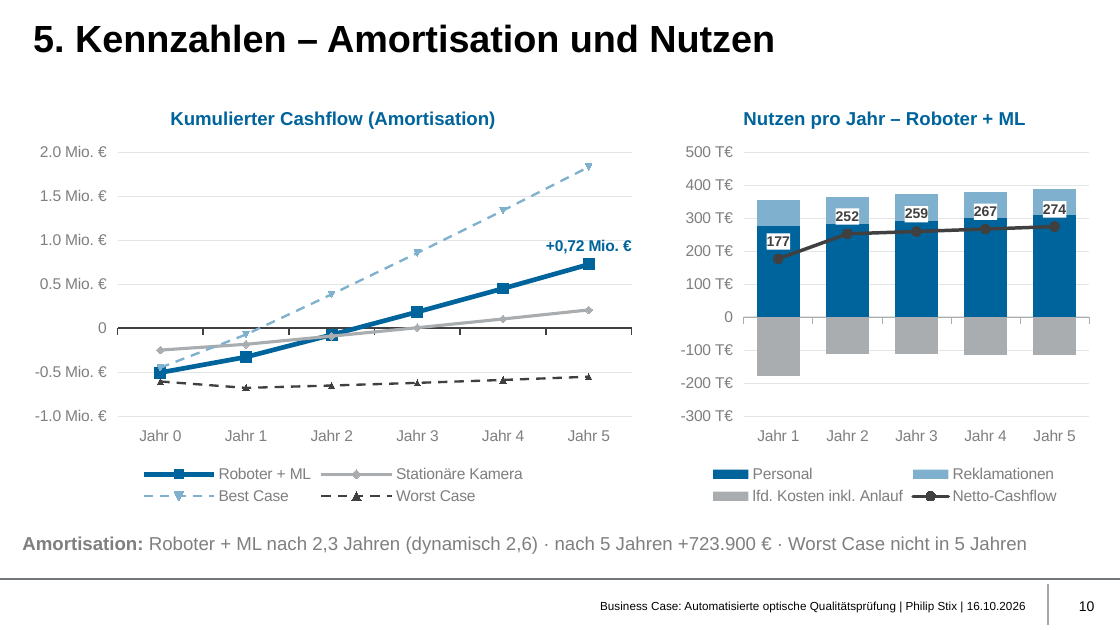
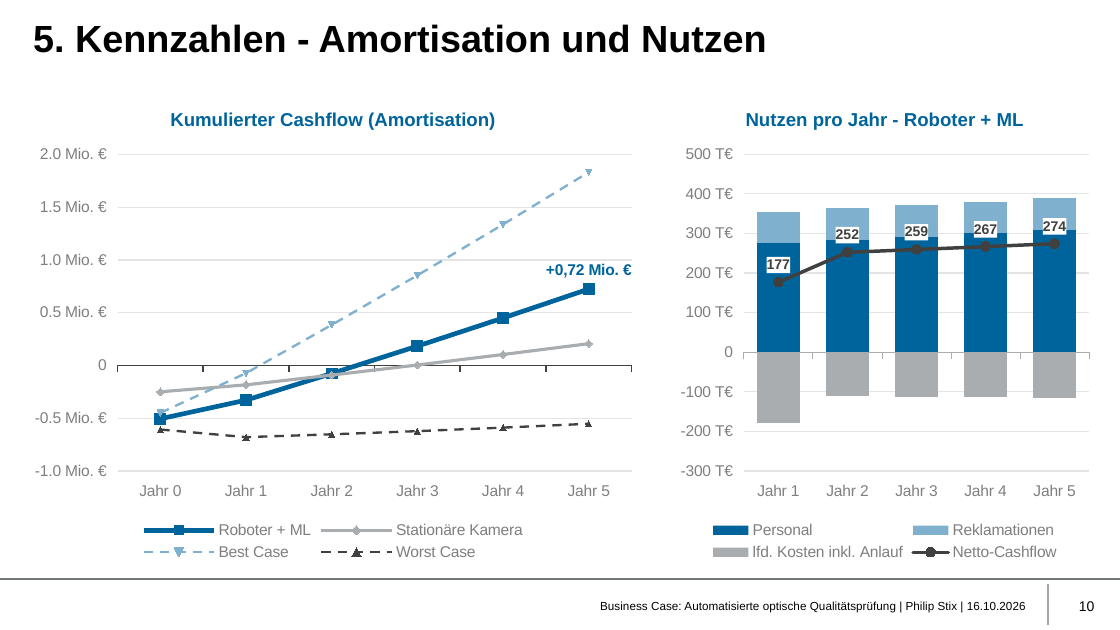
Before and after one commit to philip-stack/MRE3-bGUS, a slide deck: slide 10 of 01 Abgabe/Business Case Qualitätsprüfung - Philip Stix.pptx. Drawn at 1120x630 pixels with LibreOffice and Linux fonts; fonts in the diff are those of the drawing; background and template pictures are left out. Boxes give left, top, right and bottom in pixels: in the first picture for what was removed or moved away, otherwise in the second. Text is boxed around its words. In the diff, an @@ line names an element or a change of style, - is before the commit and + after.

```diff
--- a/01 Abgabe/Business Case Qualitätsprüfung - Philip Stix.pptx
+++ b/01 Abgabe/Business Case Qualitätsprüfung - Philip Stix.pptx
@@ title at <box>33,24,767,53</box>: text changed @@
-5. Kennzahlen – Amortisation und Nutzen
+5. Kennzahlen - Amortisation und Nutzen
@@ line chart: place and size @@
-line chart at <box>22,90,644,510</box>
+line chart at <box>22,90,644,566</box>
@@ column stacked chart at <box>672,90,1098,566</box> @@
@@ title "Nutzen pro Jahr – Roboter + ML" to "Nutzen pro Jahr - Roboter + ML" @@
@@ column stacked chart: place and size @@
-column stacked chart at <box>672,90,1098,510</box>
+column stacked chart at <box>672,90,1098,566</box>
@@ text removed at <box>22,536,1027,554</box> @@
-Amortisation: Roboter + ML nach 2,3 Jahren (dynamisch 2,6) · nach 5 Jahren +723.900 € · Worst Case nicht in 5 Jahren
```
Also in this commit, not shown: 8 other slides changed.
